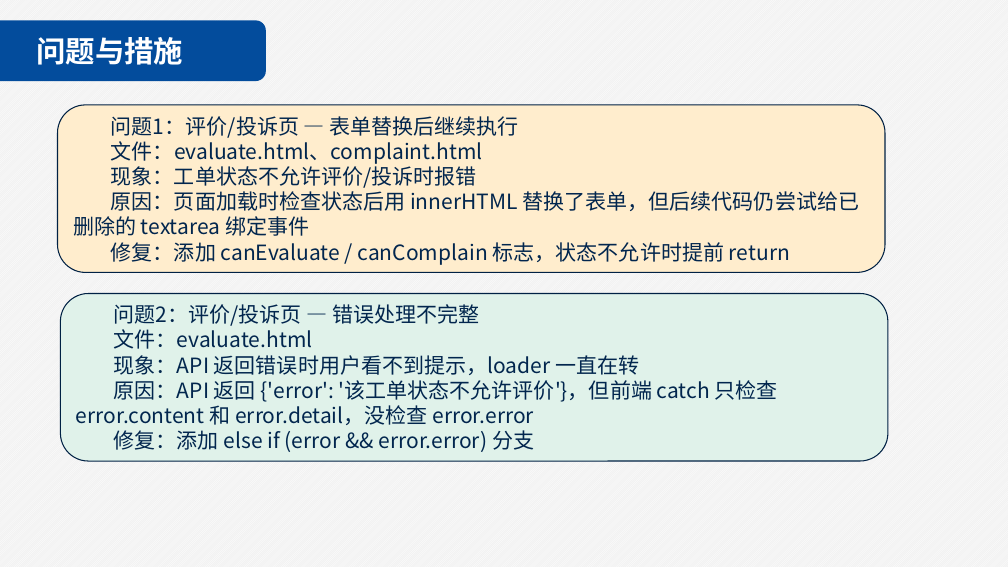
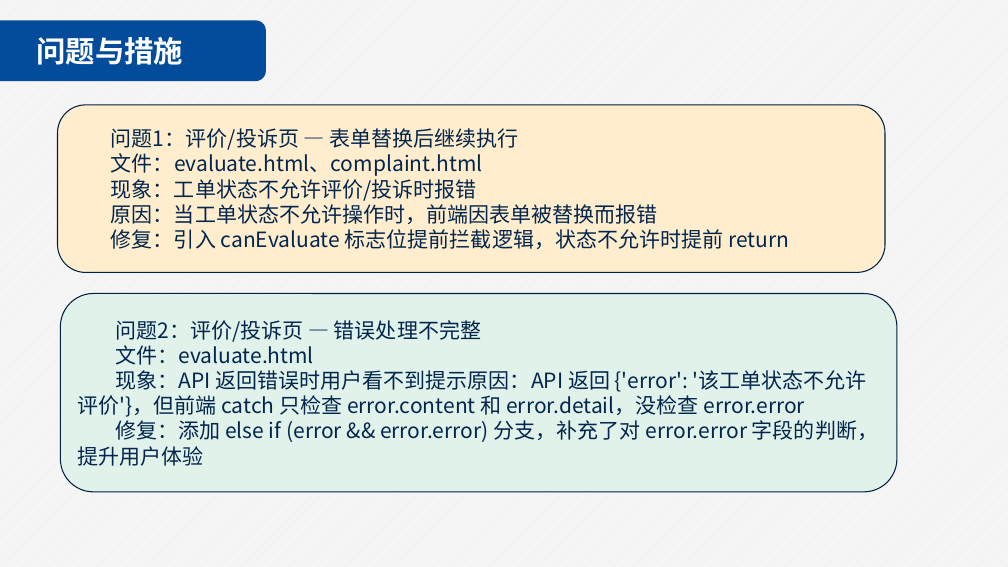
Before and after one commit to sunsun3662/software_engineering, a slide deck: slide 13 of 软件工程第2组汇报.pptx. Drawn at 1008x567 pixels with LibreOffice and Linux fonts; fonts in the diff are those of the drawing; background and template pictures are left out. Boxes give left, top, right and bottom in pixels: in the first picture for what was removed or moved away, otherwise in the second. Text is boxed around its words. In the diff, an @@ line names an element or a change of style, - is before the commit and + after.

```diff
--- a/软件工程第2组汇报.pptx
+++ b/软件工程第2组汇报.pptx
@@ text in rounded rectangle at box(111, 204, 789, 249): text changed @@
-原因：页面加载时检查状态后用 innerHTML 替换了表单，但后续代码仍尝试给已删除的 textarea 绑定事件
-修复：添加 canEvaluate / canComplain 标志，状态不允许时提前 return
+原因：当工单状态不允许操作时，前端因表单被替换而报错
+修复：引入 canEvaluate 标志位提前拦截逻辑，状态不允许时提前 return
@@ rounded rectangle "问题2：评价/投诉页 — 错误处理不完整": place and size @@
-rounded rectangle "问题2：评价/投诉页 — 错误处理不完整" at box(60, 293, 889, 461)
+rounded rectangle "问题2：评价/投诉页 — 错误处理不完整" at box(60, 293, 898, 492)
@@ text in rounded rectangle at box(77, 370, 878, 466): text changed @@
-现象：API 返回错误时用户看不到提示，loader 一直在转
-原因：API 返回 {'error': '该工单状态不允许评价'}，但前端 catch 只检查 error.content 和 error.detail，没检查 error.error
-修复：添加 else if (error && error.error) 分支
+现象：API 返回错误时用户看不到提示原因：API 返回 {'error': '该工单状态不允许评价'}，但前端 catch 只检查 error.content 和 error.detail，没检查 error.error
+修复：添加 else if (error && error.error) 分支，补充了对 error.error 字段的判断，提升用户体验
```
Also in this commit, not shown: 6 other slides changed, 2 slides added, 1 other file.
